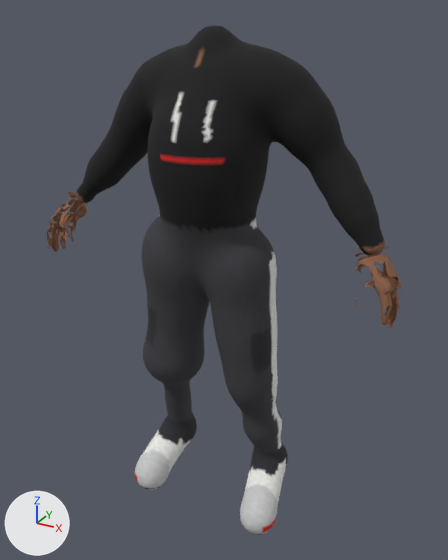
One commit to the glTF model godot-world-fracture/models/operators/bodies/civ-cipher-male.glb: the scene before it, then after it.
One viewpoint serves both versions: a 50 mm camera at (0.863, -1.528, 1.536) aimed at (0.014, 0.016, 0.764). The axes (+X, +Y, +Z) are drawn at lower left. The lights are the same throughout. The older version comes first. Vertices at exactly the same position are counted once.

The older version as bpy lines, for what is in view:
```python
me_mesh = bpy.data.meshes.new('Mesh')
me_mesh.from_pydata(...)  # 22128 vertices, 43708 faces; spans x -0.57..0.57, y -0.22..0.2, z -0.04..1.49
me_mesh.materials.append(mat_civilian)
ob_civilian = bpy.data.objects.new('civilian', me_mesh)
ob_civilian.location = (0.0, 0.0, 0.0)
```
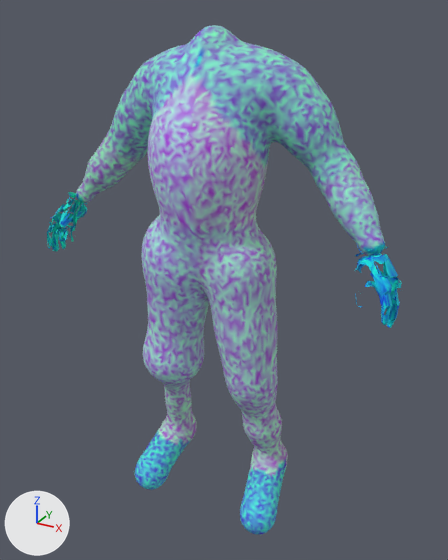
Diff of the bpy script that builds the scene:
```diff
--- a/godot-world-fracture/models/operators/bodies/civ-cipher-male.glb.py
+++ b/godot-world-fracture/models/operators/bodies/civ-cipher-male.glb.py
@@ me_mesh @@
 me_mesh.from_pydata(...)  # 22128 vertices, 43708 faces; spans x -0.57..0.57, y -0.22..0.2, z -0.04..1.49
 # used by ob_civilian; location = (0.0, 0.0, 0.0)
+# me_mesh part 1: 43708 faces centred in x -0.57..0.57, y -0.22..0.2, z -0.04..1.49 are repainted in the vertex colours, in many colours
 me_mesh.materials.append(mat_civilian)
```

Pixel boxes [x1, y1, x2, y2] of what changed, in the pictures (448 x 560 px):
part 1 of me_mesh, recoloured (lighter)
    both: [47, 25, 402, 535]
